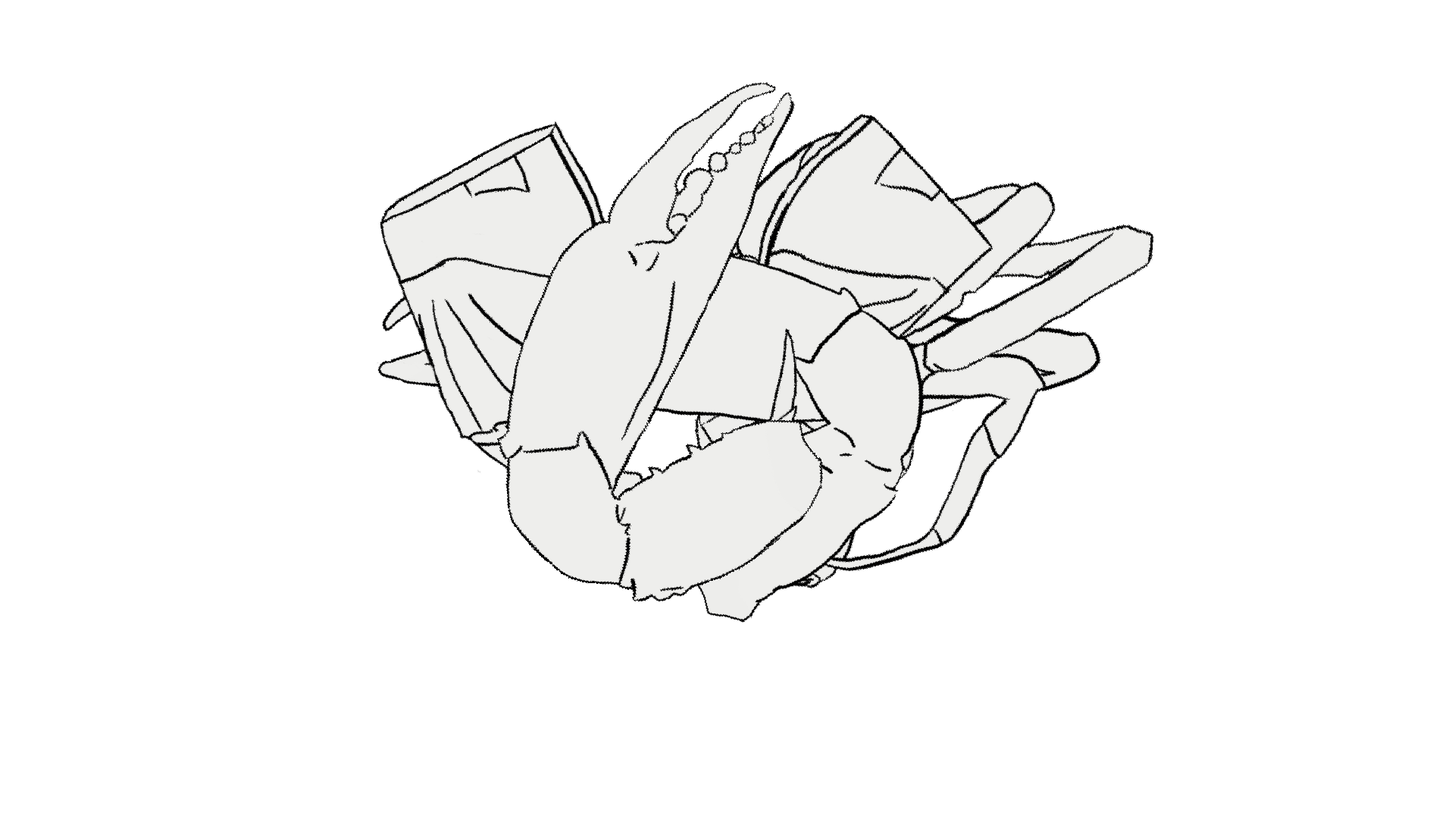
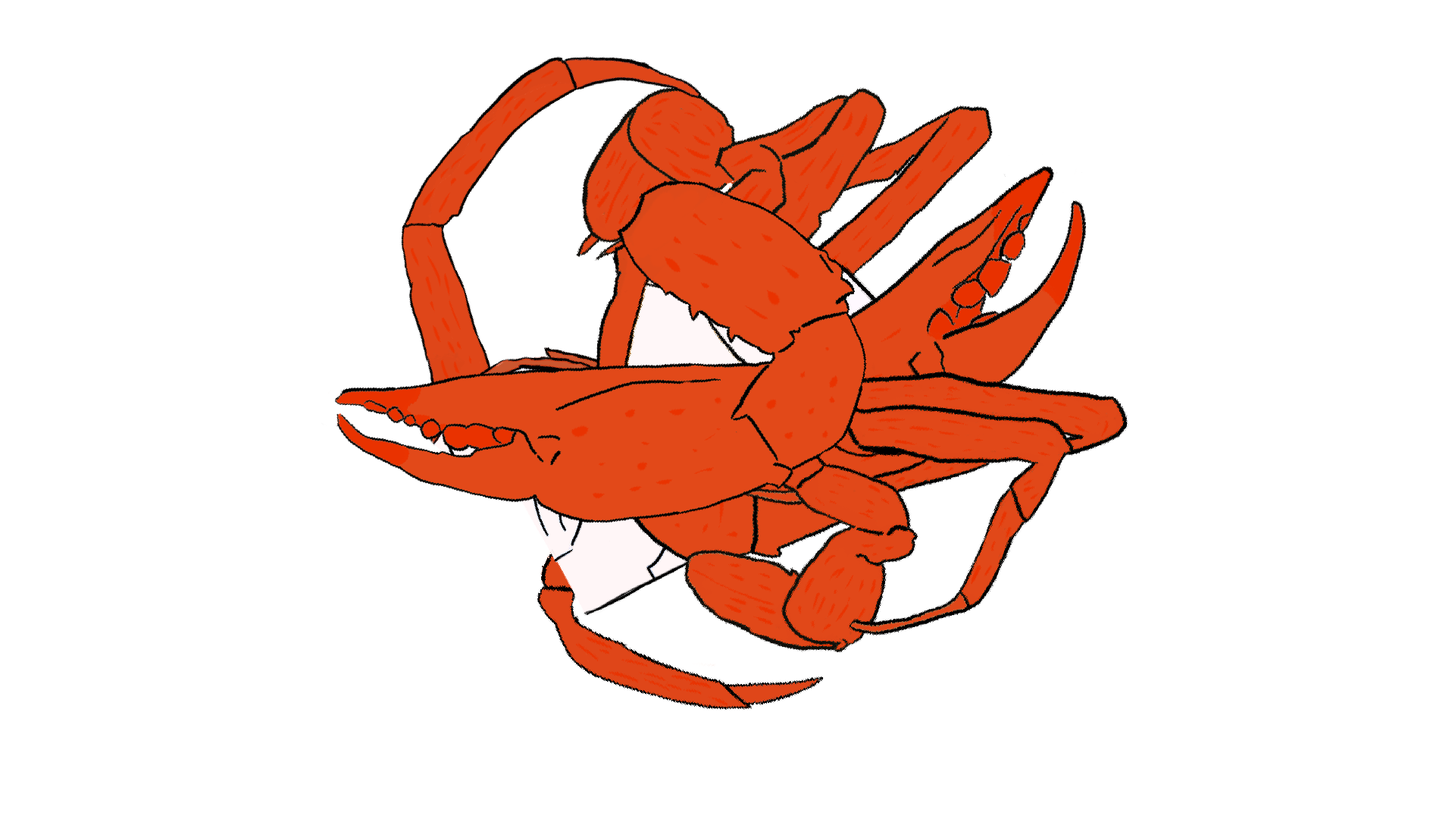
Comparing the layer stacks of the two 1455×819 images. Changes:
added layer "Layer 13" above "Layer 18" over (321, 170, 877, 524)
added layer "Layer 18" above "Layer 19" over (605, 255, 1130, 653)
added layer "Layer 19" above "Layer 16" over (566, 153, 1087, 566)
added layer "Layer 16" above "Layer 15" over (400, 56, 751, 617)
added layer "Layer 15" above "Layer 14" over (536, 255, 965, 711)
added layer "Layer 14" above "Layer 9" over (575, 85, 994, 518)
hid "Layer 5" over (496, 81, 824, 603)
hid "Layer 0" over (378, 119, 799, 587)
hid "Layer 4" over (375, 238, 925, 624)
hid "Layer 3" over (443, 112, 995, 527)
hid "Layer 2" over (694, 129, 1156, 555)
hid "Layer 1" over (578, 192, 1103, 589)
